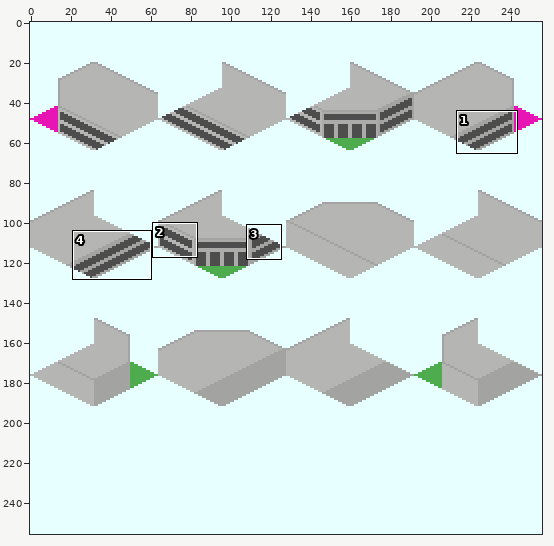
Two states of a sprite sheet, source/png/Simple_Station_MainStation-1.png. Above, an overview of the earlier version with the close-up marked.
Close-up. Before the edit:
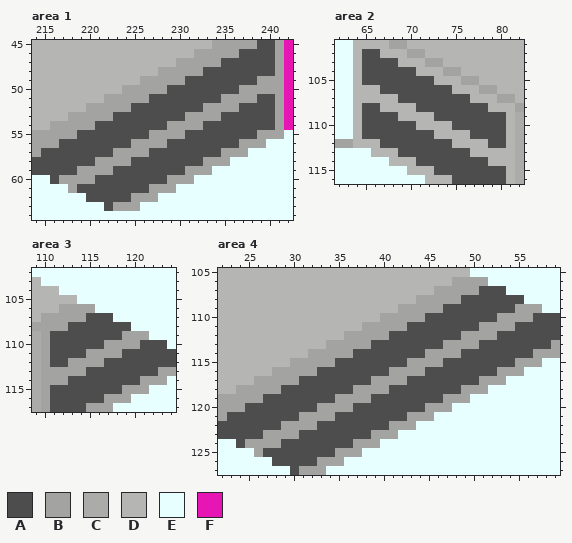
The file is 256x256 pixels. Colours within 5 levels of each other are drawn and written as one. Shown: area 1: x 214..242, y 45..64; area 2: x 62..82, y 101..116; area 3: x 109..124, y 102..117; area 4: x 22..59, y 105..127. The commit also changed other parts of the picture, which this record leaves out.
Palette (. is transparent): A #4d4d4d  B #a3a3a1  C #ababa9  D #b5b5b3  E #e7ffff  F #e715b4
Pixels before, area 1, first column x 214:
45 DDDDDDDDDDDDDDDDDDDDBBBBBAABF
46 DDDDDDDDDDDDDDDDDDBBBBBAAAABF
47 DDDDDDDDDDDDDDDDBBBBBAAAAAABF
48 DDDDDDDDDDDDDDBBBBBAAAAAAAABF
49 DDDDDDDDDDDDBBBBBAAAAAAAABBBF
50 DDDDDDDDDDBBBBBAAAAAAAABBBBBF
51 DDDDDDDDBBBBBAAAAAAAABBBBAABF
52 DDDDDDBBBBBAAAAAAAABBBBAAAABF
53 DDDDBBBBBAAAAAAAABBBBAAAAAABF
54 DDBBBBBAAAAAAAABBBBAAAAAAAABF
55 BBBBBAAAAAAAABBBBAAAAAAAABBBE
56 BBBAAAAAAAABBBBAAAAAAAABBBEEE
57 BAAAAAAAABBBBAAAAAAAABBBEEEEE
58 AAAAAAABBBBAAAAAAAABBBEEEEEEE
59 AAAAABBBBAAAAAAAABBBEEEEEEEEE
60 EEABBBBAAAAAAAABBBEEEEEEEEEEE
61 EEEEBAAAAAAAABBBEEEEEEEEEEEEE
62 EEEEEEAAAAABBBEEEEEEEEEEEEEEE
63 EEEEEEEEABBBEEEEEEEEEEEEEEEEE
64 EEEEEEEEEEEEEEEEEEEEEEEEEEEEE
Pixels before, area 2, first column x 62:
101 EEDDDDBBDDDDDDDDDDDDD
102 EEDAADDDBBDDDDDDDDDDD
103 EEDAAAADDDBBDDDDDDDDD
104 EEDAAAAAADDDBBDDDDDDD
105 EEDAAAAAAAADDDBBDDDDD
106 EEDDDAAAAAAAADDDBBDDD
107 EEDDDDDAAAAAAAADDDBBD
108 EEDAADDDDAAAAAAAADDDB
109 EEDAAAADDDDAAAAAAAADC
110 EEDAAAAAADDDDAAAAAADC
111 EEDAAAAAAAADDDDAAAADC
112 BBDDDAAAAAAAADDDDAADC
113 EEEEDDDAAAAAAAADDDDDC
114 EEEEEEDDDAAAAAAAADDDC
115 EEEEEEEEDDDAAAAAAAADC
116 EEEEEEEEEEDDDAAAAAADC
Pixels before, area 3, first column x 109:
102 EEEEEEEEEEEEEEEE
103 DEEEEEEEEEEEEEEE
104 DDDEEEEEEEEEEEEE
105 DDDDDEEEEEEEEEEE
106 DDDBBBBEEEEEEEEE
107 DBBBBBAAAEEEEEEE
108 BBBBAAAAAAAEEEEE
109 CBAAAAAAAABBBEEE
110 CBAAAAAABBBBAAAE
111 CBAAAABBBBAAAAAA
112 CBAABBBBAAAAAAAA
113 CBBBBBAAAAAAAABB
114 CBBBAAAAAAAABBBE
115 CBAAAAAAAABBBEEE
116 CBAAAAAABBBEEEEE
117 CBAAAABBBEEEEEEE
Pixels before, area 4, first column x 22:
105 DDDDDDDDDDDDDDDDDDDDDDDDDDDDEEEEEEEEEE
106 DDDDDDDDDDDDDDDDDDDDDDDDDDBBBBEEEEEEEE
107 DDDDDDDDDDDDDDDDDDDDDDDDBBBBBAAAEEEEEE
108 DDDDDDDDDDDDDDDDDDDDDDBBBBBAAAAAAAEEEE
109 DDDDDDDDDDDDDDDDDDDDBBBBBAAAAAAAABBBEE
110 DDDDDDDDDDDDDDDDDDBBBBBAAAAAAAABBBBAAA
111 DDDDDDDDDDDDDDDDBBBBBAAAAAAAABBBBAAAAA
112 DDDDDDDDDDDDDDBBBBBAAAAAAAABBBBAAAAAAA
113 DDDDDDDDDDDDBBBBBAAAAAAAABBBBAAAAAAAAB
114 DDDDDDDDDDBBBBBAAAAAAAABBBBAAAAAAAABBB
115 DDDDDDDDBBBBBAAAAAAAABBBBAAAAAAAABBBEE
116 DDDDDDBBBBBAAAAAAAABBBBAAAAAAAABBBEEEE
117 DDDDBBBBBAAAAAAAABBBBAAAAAAAABBBEEEEEE
118 DDBBBBBAAAAAAAABBBBAAAAAAAABBBEEEEEEEE
119 BBBBBAAAAAAAABBBBAAAAAAAABBBEEEEEEEEEE
120 BBBAAAAAAAABBBBAAAAAAAABBBEEEEEEEEEEEE
121 BAAAAAAAABBBBAAAAAAAABBBEEEEEEEEEEEEEE
122 AAAAAAABBBBAAAAAAAABBBEEEEEEEEEEEEEEEE
123 AAAAABBBBAAAAAAAABBBEEEEEEEEEEEEEEEEEE
124 EEABBBBAAAAAAAABBBEEEEEEEEEEEEEEEEEEEE
125 EEEEBAAAAAAAABBBEEEEEEEEEEEEEEEEEEEEEE
126 EEEEEEAAAAABBBEEEEEEEEEEEEEEEEEEEEEEEE
127 EEEEEEEEABBBEEEEEEEEEEEEEEEEEEEEEEEEEE
Once edited:
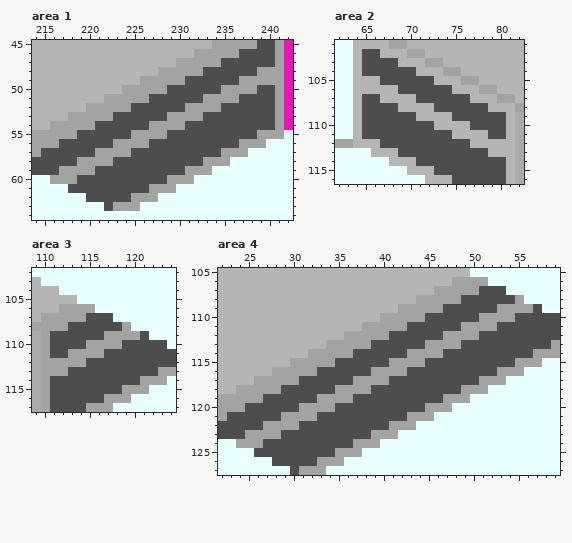
The exact change:
Area 1:
Colour A replaces colour B in row 50 at x 239 to 240; in row 51 at x 237 to 238; in row 52 at x 235 to 236; in row 53 at x 233 to 234; in row 54 at x 231 to 232; in row 55 at x 229 to 230.
Colour A replaces colour B in row 56 at x 227 to 228; in row 57 at x 225 to 226; in row 58 at x 223 to 224; in row 59 at x 221 to 222; in row 60 at x 219 to 220; in row 61 at x 218.
Colour B replaces colour A in row 48 at x 239 to 240; in row 49 at x 237 to 238; in row 50 at x 235 to 236; in row 51 at x 233 to 234; in row 52 at x 231 to 232; in row 53 at x 229 to 230.
Colour B replaces colour A in row 54 at x 227 to 228; in row 55 at x 225 to 226; in row 56 at x 223 to 224; in row 57 at x 221 to 222; in row 58 at x 219 to 220; in row 59 at x 217 to 218.
Colour B replaces colour A in row 60 at x 216.
Area 2:
Colour A replaces colour D in row 107 at x 65 to 66; in row 108 at x 67 to 68; in row 109 at x 69 to 70; in row 110 at x 71 to 72; in row 111 at x 73 to 74; in row 112 at x 75 to 76.
Colour A replaces colour D in row 113 at x 77 to 78; in row 114 at x 79 to 80.
Colour D replaces colour A in row 105 at x 65 to 66; in row 106 at x 67 to 68; in row 107 at x 69 to 70; in row 108 at x 71 to 72; in row 109 at x 73 to 74; in row 110 at x 75 to 76.
Colour D replaces colour A in row 111 at x 77 to 78; in row 112 at x 79 to 80.
Area 3:
Colour A replaces colour B in row 109 at x 121; in row 110 at x 119 to 120; in row 111 at x 117 to 118; in row 112 at x 115 to 116; in row 113 at x 113 to 114; in row 114 at x 111 to 112.
Colour B replaces colour A in row 108 at x 119; in row 109 at x 117 to 118; in row 110 at x 115 to 116; in row 111 at x 113 to 114; in row 112 at x 111 to 112.
Area 4:
Colour A replaces colour B in row 109 at x 57; in row 110 at x 55 to 56; in row 111 at x 53 to 54; in row 112 at x 51 to 52; in row 113 at x 49 to 50; in row 114 at x 47 to 48.
Colour A replaces colour B in row 115 at x 45 to 46; in row 116 at x 43 to 44; in row 117 at x 41 to 42; in row 118 at x 39 to 40; in row 119 at x 37 to 38; in row 120 at x 35 to 36.
Colour A replaces colour B in row 121 at x 33 to 34; in row 122 at x 31 to 32; in row 123 at x 29 to 30; in row 124 at x 27 to 28; in row 125 at x 26.
Colour B replaces colour A in row 108 at x 55; in row 109 at x 53 to 54; in row 110 at x 51 to 52; in row 111 at x 49 to 50; in row 112 at x 47 to 48; in row 113 at x 45 to 46.
Colour B replaces colour A in row 114 at x 43 to 44; in row 115 at x 41 to 42; in row 116 at x 39 to 40; in row 117 at x 37 to 38; in row 118 at x 35 to 36; in row 119 at x 33 to 34.
Colour B replaces colour A in row 120 at x 31 to 32; in row 121 at x 29 to 30; in row 122 at x 27 to 28; in row 123 at x 25 to 26; in row 124 at x 24.
